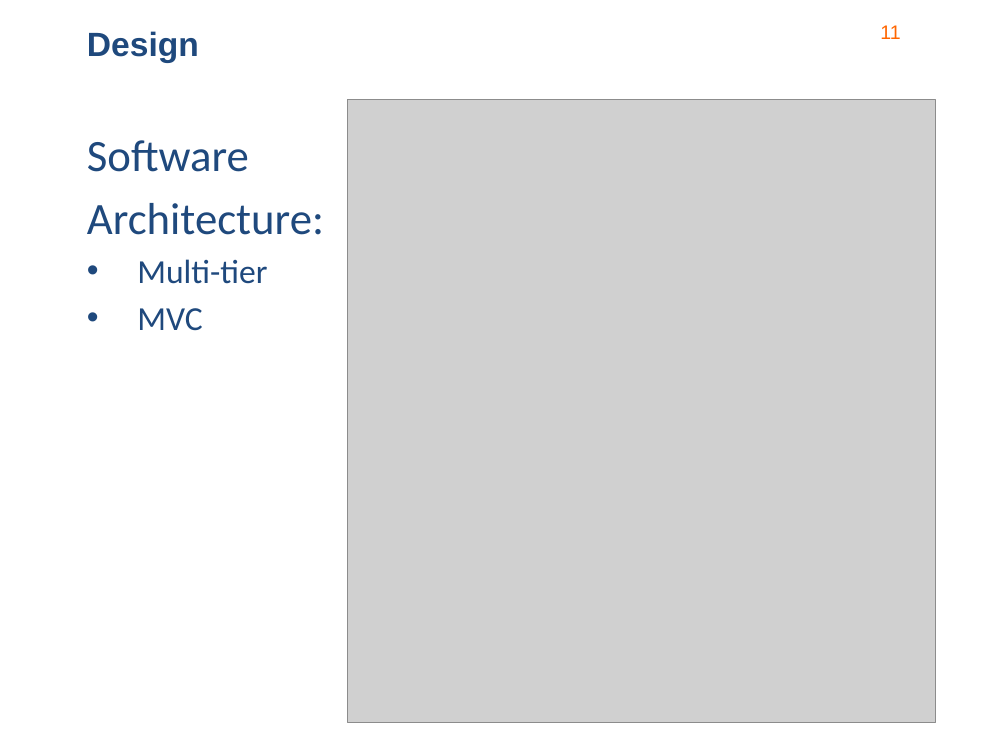
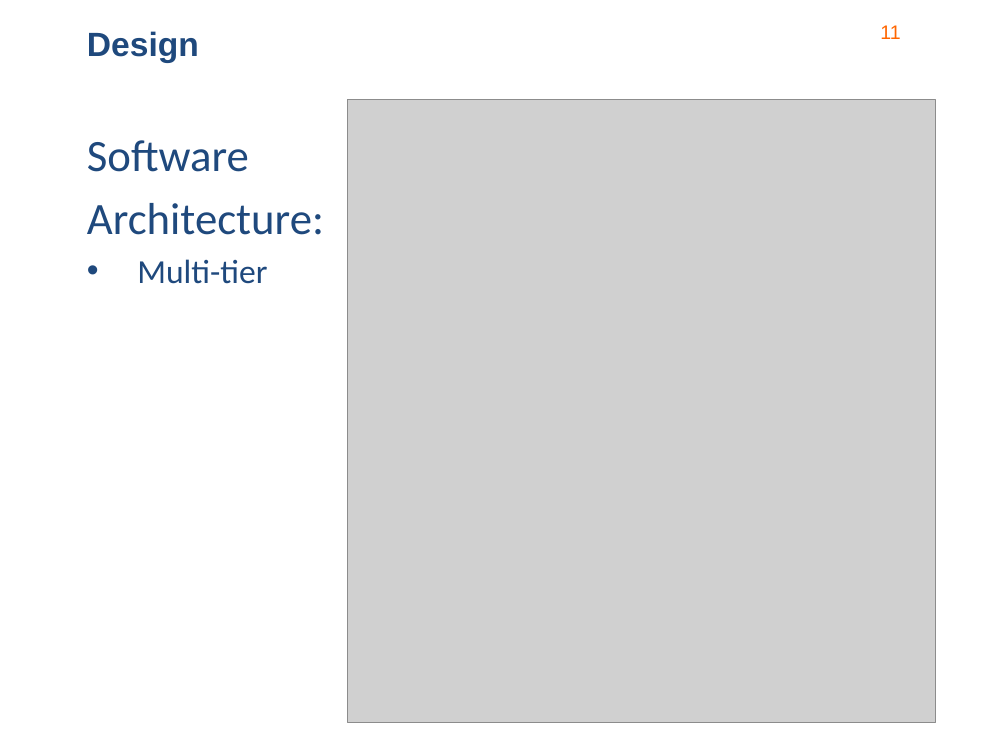
Before and after one commit to alessandrocomodi/comodiconficconilongari, a slide deck: slide 11 of Developement/Presentation/Presentation.pptx. Drawn at 1008x756 pixels with LibreOffice and Linux fonts; fonts in the diff are those of the drawing; grey boxes stand for pictures; background and template pictures are left out. Boxes give left, top, right and bottom in pixels: in the first picture for what was removed or moved away, otherwise in the second. Text is boxed around its words. In the diff, an @@ line names an element or a change of style, - is before the commit and + after.

```diff
--- a/Developement/Presentation/Presentation.pptx
+++ b/Developement/Presentation/Presentation.pptx
@@ text at (x1=137, y1=308, x2=202, y2=331): paragraph removed @@
-• MVC
```
Also in this commit, not shown: 1 other slide changed, 1 other file.
